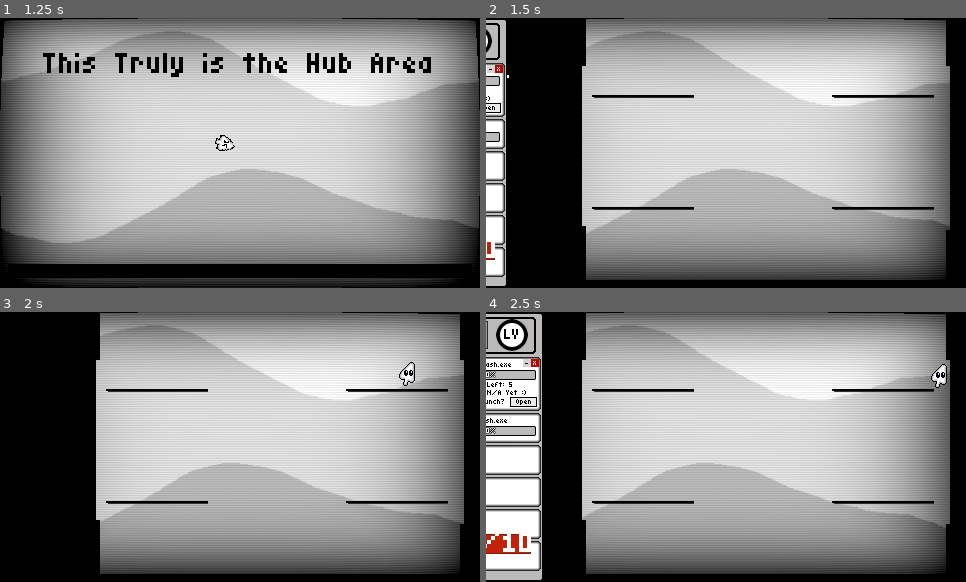
Above: before the commit, frames 1-4 (two rows, left to right).
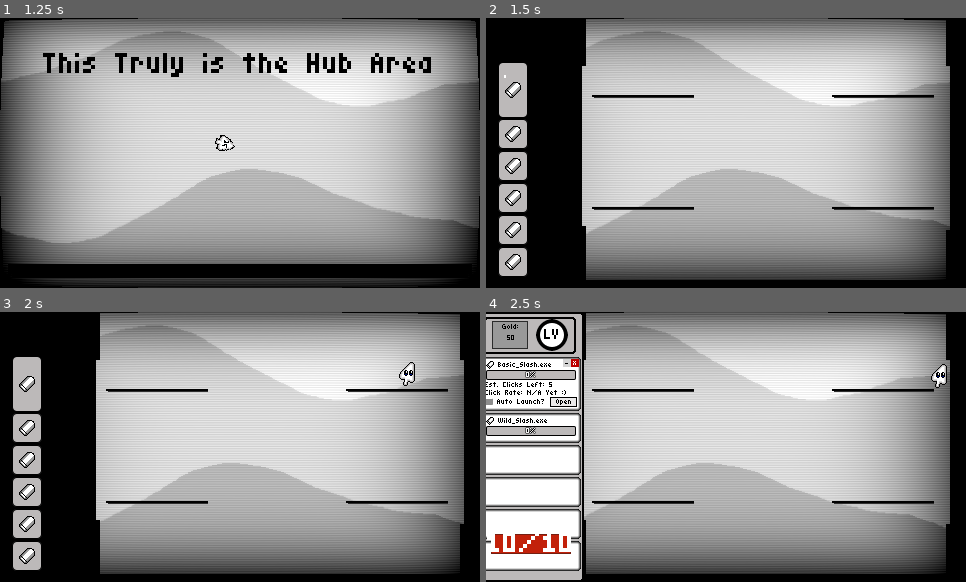
Above: after the commit, the same moments.

Repository: TNT-A/clicker-game-platformer
Game: Godot game, scene res://main_menu/main_menu.tscn
Two runs of this game, one before a commit and one after it. Both use one fixed random seed, a clock stepped at 60 frames per second and the inputs below.
Inputs (mouse positions are in pixels of both pictures, inside the frame that each line leads up to):
- Up to frame 1 (1.25 s): click "Quick Start" at 0.5 s
- Up to frame 2 (1.5 s): tap Enter (ui_accept) at 1.25 s; move the mouse to (831, 139) at 1.27 s; hold D (Move_Right) from 1.28 s (still down); hold Tab (Toggle_Panel) from 1.28 s (still down)
- Up to frame 3 (2 s): keep holding D (Move_Right); keep holding Tab (Toggle_Panel); tap Enter (ui_accept) at 1.52, 1.55, 1.82 s
- Up to frame 4 (2.5 s): keep holding D (Move_Right); move the mouse to (630, 460) at 2.02 s; release Tab (Toggle_Panel) at 2.03 s; tap Enter (ui_accept) at 2.1, 2.27 s; tap Tab (Toggle_Panel) at 2.3 s

Frame 1 is identical in both runs. In frame 2, 6.7% of the frame differs, in the area x 0-9%, y 0-100%; in frame 3, 4.0%; in frame 4, 11%, in the area x 0-21%, y 0-100%.

Commit message:
Added a mini ability panel
added a mini version of the ability panel so that when the full clicker panel is minimized (like when you click tab), the mini version will stay and show the player a progressbar and icon for whatever ability it represents

Diff:
--- a/clicker-platformer/clicker_panel/ability/ability_panel.gd
+++ b/clicker-platformer/clicker_panel/ability/ability_panel.gd
@@ -6,8 +6,10 @@
 
 @onready var label_name: Label = $VBoxContainer/HBoxContainer2/LabelName
 @onready var progress_bar: ProgressBar = $VBoxContainer/HBoxContainer/ProgressBar
+@onready var progress_bar_alt: ProgressBar = $MiniPanel/CenterContainer/ProgressBarAlt
 @onready var label_clicksleft: Label = $ExpandPanel/ExpandDetails/LabelClicksleft
 @onready var check_box_autolaunch: CheckBox = $ExpandPanel/ExpandDetails/HBoxVclickables/CheckBoxAutolaunch
+@onready var mini_panel: Panel = $MiniPanel
 
 @onready var autoclicker_hub: Node2D = $AutoclickerHub
 
@@ -98,21 +100,31 @@
 	if active:
 		$VBoxContainer.visible = true
 		$BasePanel.visible = true
+		$MiniPanel/BasePanelSmall.visible = true
+		$MiniPanel/ExpandedPanelSmall.visible = true
 	else:
 		$VBoxContainer.visible = false
 		$BasePanel.visible = false
 		$ExpandPanel.visible = false
+		$MiniPanel/BasePanelSmall.visible = false
+		$MiniPanel/ExpandedPanelSmall.visible = false
 		$HoverHub/Collapsed.mouse_filter = Control.MOUSE_FILTER_IGNORE
 		$HoverHub/Expanded.mouse_filter = Control.MOUSE_FILTER_IGNORE
 	if selected:
 		$BasePanel.visible = false
 		$ExpandPanel.visible = true
+		$MiniPanel/BasePanelSmall.visible = false
+		$MiniPanel/ExpandedPanelSmall.visible = true
+		progress_bar_alt.custom_minimum_size = Vector2(30, 56)
 		$HoverHub/Collapsed.mouse_filter = Control.MOUSE_FILTER_IGNORE
 		$HoverHub/Expanded.mouse_filter = Control.MOUSE_FILTER_PASS
 		custom_minimum_size = expand_size
 	else:
 		$BasePanel.visible = true
 		$ExpandPanel.visible = false
+		$MiniPanel/BasePanelSmall.visible = true
+		$MiniPanel/ExpandedPanelSmall.visible = false
+		progress_bar_alt.custom_minimum_size = Vector2(30, 30)
 		if active:
 			$HoverHub/Collapsed.mouse_filter = Control.MOUSE_FILTER_PASS
 			$HoverHub/Expanded.mouse_filter = Control.MOUSE_FILTER_IGNORE
@@ -139,6 +151,10 @@
 		clicks_left = 0
 	progress_bar.max_value = new_max
 	progress_bar.value = clicks
+
+	progress_bar_alt.max_value = new_max
+	progress_bar_alt.value = clicks
+
 	label_clicksleft.text = "Est. Clicks Left: " + str(clicks_left)
 	#label_min.text = str(clicks)
 	#label_max.text = str(new_max)
@@ -202,6 +218,7 @@
 		rarity = ability_type.rarity
 	label_name.text = ability_name
 	progress_bar.max_value = ability_max
+	clicks = 0
 	load_levels()
 	update_bar()
 
--- a/clicker-platformer/clicker_panel/ability/ability_panel.tscn
+++ b/clicker-platformer/clicker_panel/ability/ability_panel.tscn
@@ -1,8 +1,33 @@
-[gd_scene load_steps=6 format=3 uid="uid://ccyhjvjtx51r5"]
+[gd_scene load_steps=9 format=3 uid="uid://ccyhjvjtx51r5"]
 
 [ext_resource type="Theme" uid="uid://b0v2htlnbt84u" path="res://styles/ability_panel.tres" id="1_pe0qc"]
 [ext_resource type="Script" uid="uid://cv0l7qdm6llrv" path="res://clicker_panel/ability/ability_panel.gd" id="1_vce56"]
-[ext_resource type="Texture2D" uid="uid://x12pe2iaa4cu" path="res://sprites/icons/Icon_bullet8x8.png" id="3_cpev4"]
+[ext_resource type="Texture2D" uid="uid://g00w4tdxg1p4" path="res://sprites/icons/Icon_bullet16x16.png" id="3_cpev4"]
+[ext_resource type="Texture2D" uid="uid://x12pe2iaa4cu" path="res://sprites/icons/Icon_bullet8x8.png" id="4_842xh"]
+
+[sub_resource type="StyleBoxFlat" id="StyleBoxFlat_842xh"]
+bg_color = Color(0.737255, 0.72549, 0.72549, 1)
+border_width_left = 1
+border_width_top = 1
+border_width_right = 1
+border_width_bottom = 1
+border_color = Color(0, 0, 0, 1)
+corner_radius_top_left = 4
+corner_radius_top_right = 4
+corner_radius_bottom_right = 4
+corner_radius_bottom_left = 4
+
+[sub_resource type="StyleBoxFlat" id="StyleBoxFlat_fipc0"]
+bg_color = Color(0.273873, 0.273873, 0.273873, 1)
+border_width_left = 1
+border_width_top = 1
+border_width_right = 1
+border_width_bottom = 1
+border_color = Color(0, 0, 0, 1)
+corner_radius_top_left = 4
+corner_radius_top_right = 4
+corner_radius_bottom_right = 4
+corner_radius_bottom_left = 4
 
 [sub_resource type="StyleBoxFlat" id="StyleBoxFlat_cpev4"]
 bg_color = Color(1, 1, 1, 1)
@@ -26,6 +51,43 @@
 mouse_filter = 2
 theme = ExtResource("1_pe0qc")
 script = ExtResource("1_vce56")
+
+[node name="MiniPanel" type="Panel" parent="."]
+layout_mode = 0
+offset_left = -40.0
+offset_right = -38.0
+offset_bottom = 2.0
+
+[node name="BasePanelSmall" type="Panel" parent="MiniPanel"]
+layout_mode = 0
+offset_right = 22.0
+offset_bottom = 22.0
+theme = ExtResource("1_pe0qc")
+
+[node name="ExpandedPanelSmall" type="Panel" parent="MiniPanel"]
+layout_mode = 0
+offset_right = 22.0
+offset_bottom = 46.0
+theme = ExtResource("1_pe0qc")
+
+[node name="CenterContainer" type="CenterContainer" parent="MiniPanel"]
+layout_mode = 0
+offset_left = -5.0
+offset_top = -5.0
+offset_right = 27.0
+offset_bottom = 27.0
+
+[node name="ProgressBarAlt" type="ProgressBar" parent="MiniPanel/CenterContainer"]
+custom_minimum_size = Vector2(30, 30)
+layout_mode = 2
+theme_override_styles/background = SubResource("StyleBoxFlat_842xh")
+theme_override_styles/fill = SubResource("StyleBoxFlat_fipc0")
+fill_mode = 3
+show_percentage = false
+
+[node name="AbilityIcon" type="TextureRect" parent="MiniPanel/CenterContainer"]
+layout_mode = 2
+texture = ExtResource("3_cpev4")
 
 [node name="BasePanel" type="Panel" parent="."]
 layout_mode = 0
@@ -140,13 +202,6 @@
 layout_mode = 2
 text = "Open"
 
-[node name="AbilityIcon" type="TextureRect" parent="."]
-layout_mode = 0
-offset_left = 71.0
-offset_top = 8.0
-offset_right = 79.0
-offset_bottom = 16.0
-
 [node name="VBoxContainer" type="VBoxContainer" parent="."]
 layout_mode = 0
 offset_left = 1.0
--- a/clicker-platformer/clicker_panel/panel/clicker_panel.gd
+++ b/clicker-platformer/clicker_panel/panel/clicker_panel.gd
@@ -111,7 +111,6 @@
 		get_random_ability(4, 0)
 	if event.is_action_pressed("Num_6"):
 		get_random_ability(5, 0)
-
 	if event.is_action_pressed("ui_accept"):
 		swap_ability(0,1)
 
@@ -120,10 +119,14 @@
 func toggle_panel():
 	var tween = get_tree().create_tween()
 	if toggle_visible:
-		tween.tween_property($PanelContainer, "position", Vector2(-130, 0), .3)
+		tween.parallel().tween_property($PanelContainer, "position", Vector2(-130, 0), .2)
+		for panel in panels:
+			tween.parallel().tween_property(panel.mini_panel, "position", Vector2(136, 0), .2)
 		toggle_visible = false
 	else:
-		tween.tween_property($PanelContainer, "position", Vector2(0, 0), .3)
+		tween.parallel().tween_property($PanelContainer, "position", Vector2(0, 0), .2)
+		for panel in panels:
+			tween.parallel().tween_property(panel.mini_panel, "position", Vector2(-40, 0), .2)
 		toggle_visible = true
 	tween.play()
 
@@ -257,18 +260,5 @@
 		"length_level" = panel2.length_level,
 		"rarity" = panel2.rarity
 		}
-	#var tween = get_tree().create_tween()
-	#tween.parallel().tween_property(panel2, "global_position", pos1, 0.6)
-	#tween.parallel().tween_property(panel1, "global_position", pos2, 0.6)
-	#tween.play()
-	#if tween.finished:
-		#selected_panel = panel1.slot_num
-		#print("Done with tween")
-		#panel1.go_home()
-		#panel2.go_home()
-		#panel1.swapping = false
-		#panel2.swapping = false
-		#set_ability(panel1, panel2_info)
-		#set_ability(panel2, panel1_info)
 	set_ability(panel1, panel2_info)
 	set_ability(panel2, panel1_info)
Not shown: 1 places in clicker-platformer/clicker_panel/ability/ability_panel.tscn that only renumber resources
